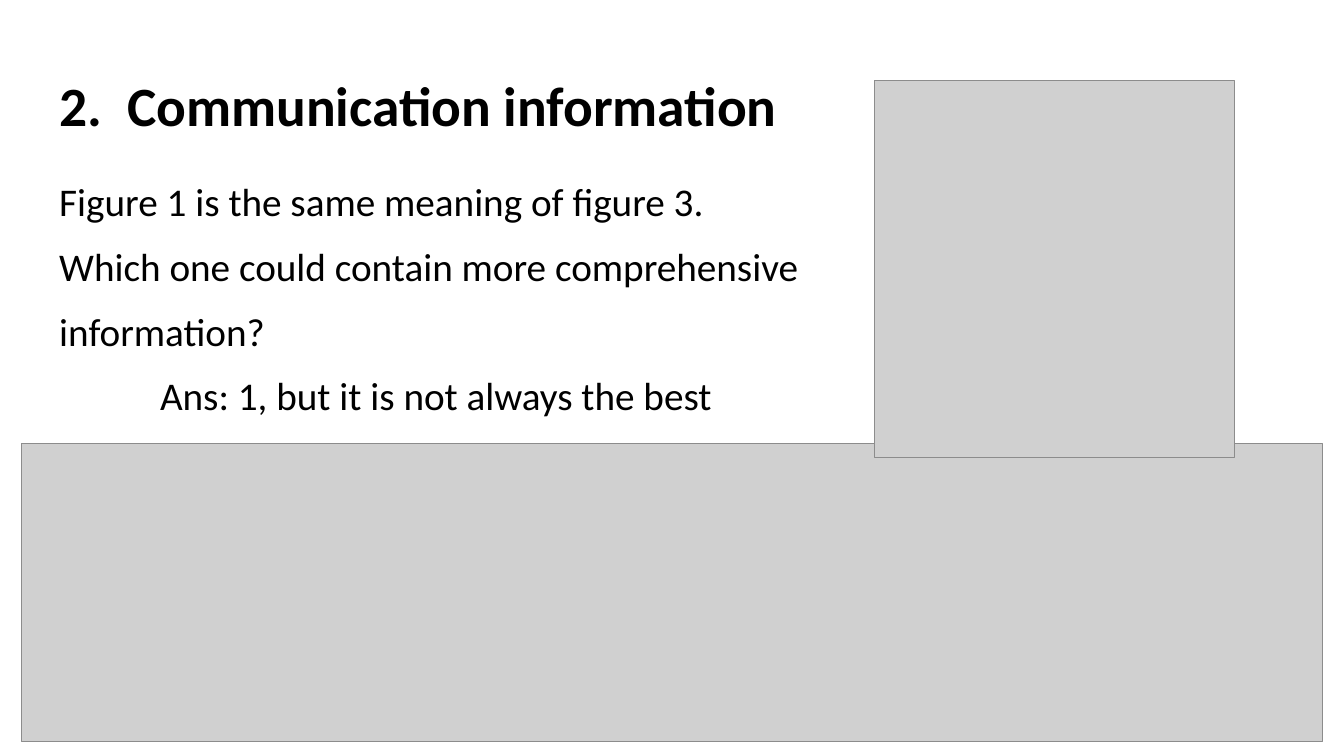
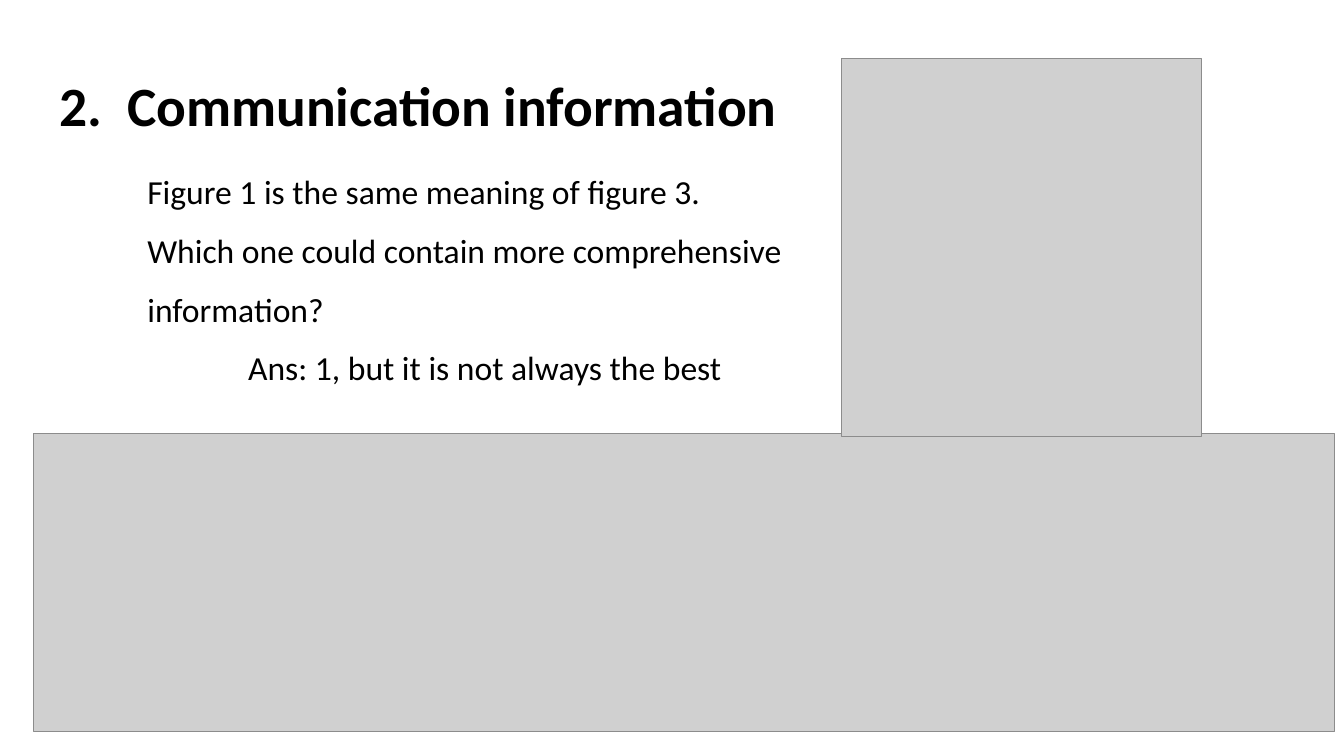
Before and after one commit to Jiaxin-yyjx/Visualization-D3.js-Lab, a slide deck: slide 14 of midterm/SoMSummery.pptx. Drawn at 1344x756 pixels with LibreOffice and Linux fonts; fonts in the diff are those of the drawing; grey boxes stand for pictures. Boxes give left, top, right and bottom in pixels: in the first picture for what was removed or moved away, otherwise in the second. Text is boxed around its words. In the diff, an @@ line names an element or a change of style, - is before the commit and + after.

```diff
--- a/midterm/SoMSummery.pptx
+++ b/midterm/SoMSummery.pptx
@@ picture: place and size @@
-picture at bbox=[875, 80, 1235, 458]
+picture at bbox=[842, 58, 1202, 437]
@@ text "Figure 1 is the same ...": place and size @@
-text "Figure 1 is the same ..." at bbox=[59, 188, 798, 417]
+text "Figure 1 is the same ..." at bbox=[147, 180, 781, 386]
@@ text "Figure 1 is the same ..." at bbox=[147, 180, 781, 386]: size 28 to 24 pt @@
@@ picture: place and size @@
-picture at bbox=[22, 444, 1323, 742]
+picture at bbox=[34, 434, 1335, 732]
```
Also in this commit, not shown: 7 other slides changed, 5 slides added, 8 slides removed.
